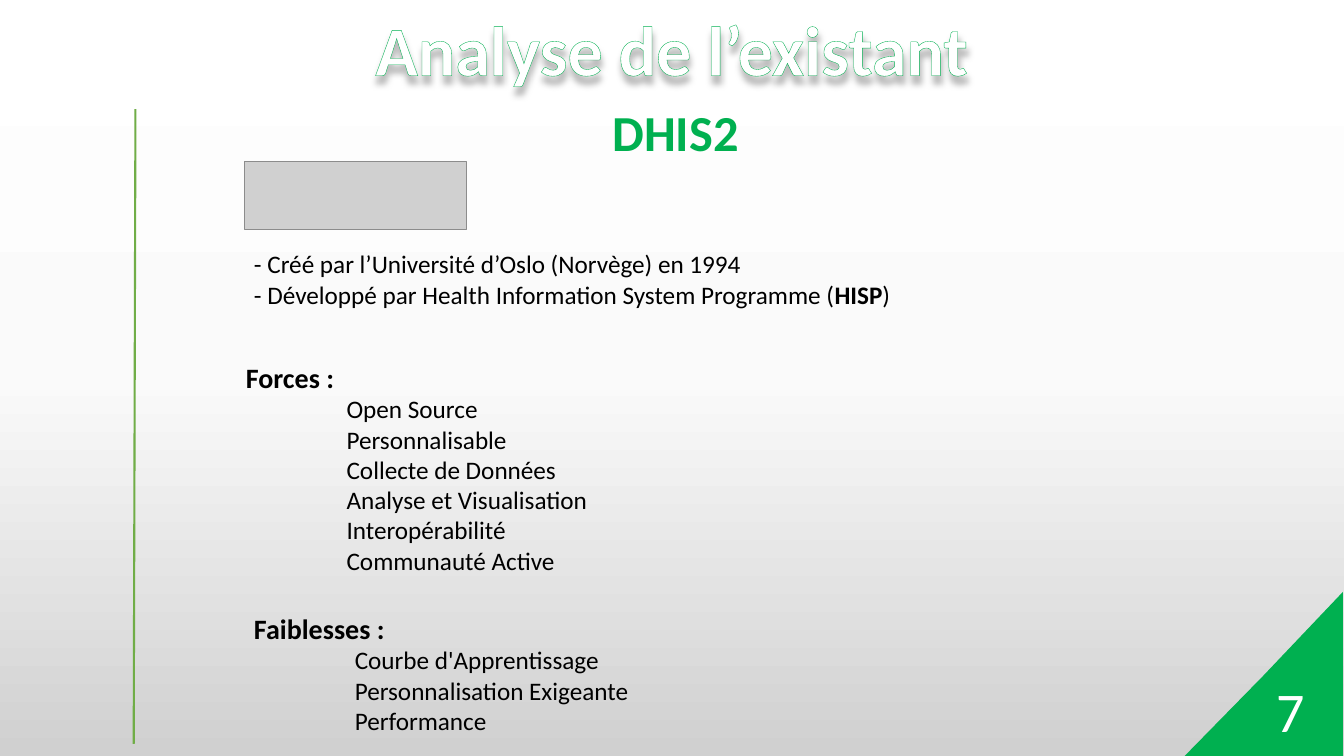
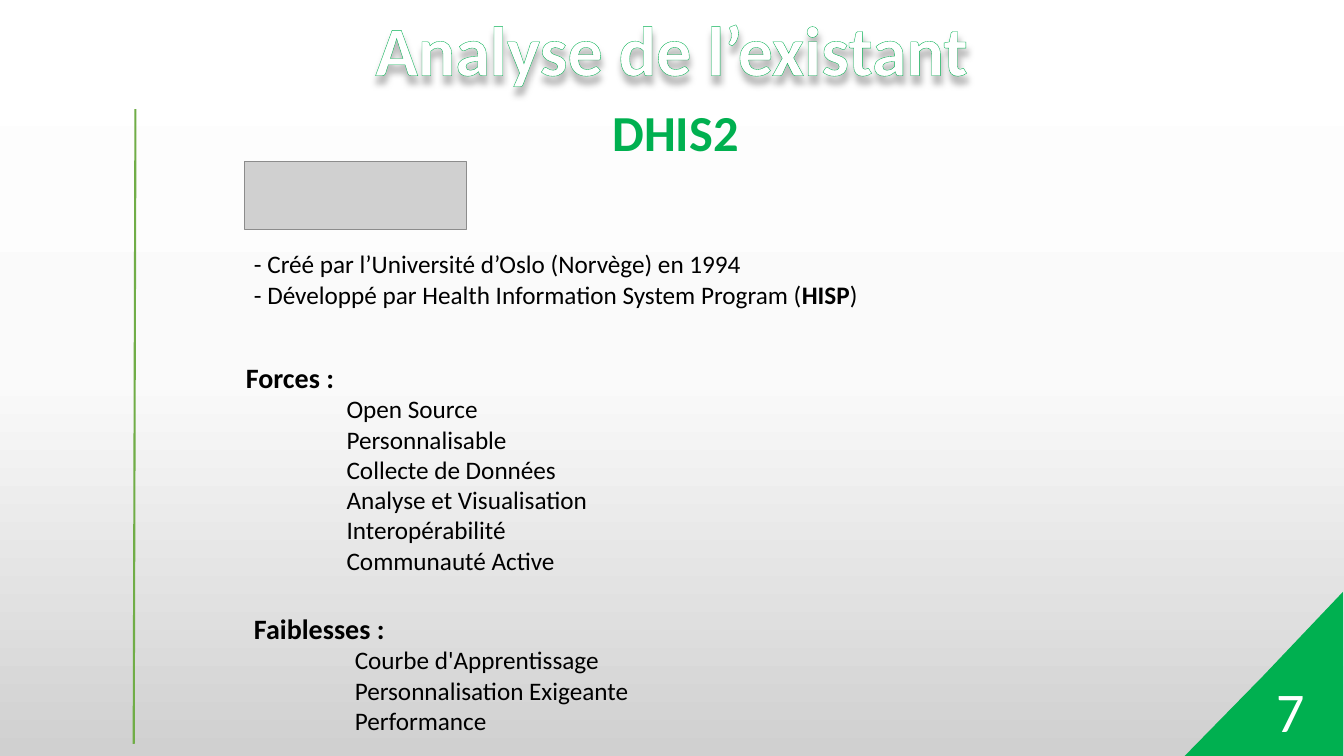
Before and after one commit to Kenn555/SIG, a slide deck: slide 7 of Présentation de mémoire L3.pptx. Drawn at 1344x756 pixels with LibreOffice and Linux fonts; fonts in the diff are those of the drawing; grey boxes stand for pictures; background and template pictures are left out. Boxes give left, top, right and bottom in pixels: in the first picture for what was removed or moved away, otherwise in the second. Text is boxed around its words. In the diff, an @@ line names an element or a change of style, - is before the commit and + after.

```diff
--- a/Présentation de mémoire L3.pptx
+++ b/Présentation de mémoire L3.pptx
@@ text at (267,285,858,309): text changed @@
-- Développé par Health Information System Programme (HISP)
+- Développé par Health Information System Program (HISP)
```
Also in this commit, not shown: 5 other slides changed, 1 other file.
